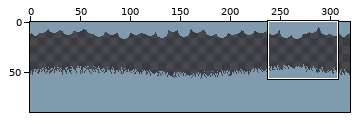
Edited in one commit: pixel-art file (assets/environment/backgrounds/background-1.aseprite). Above, an overview of the earlier version with the close-up marked.
Close-up. Earlier state:
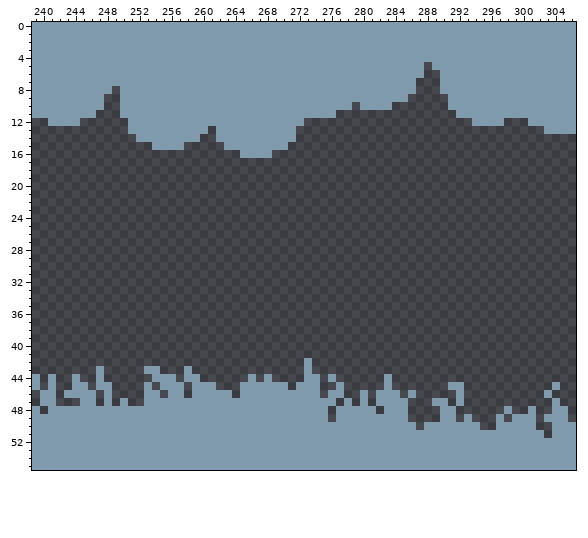
320x90 pixels, 1 frame. Shown: x 239..306, y 0..55. The commit also changed other parts of the picture, which this record leaves out.
Now the later version:
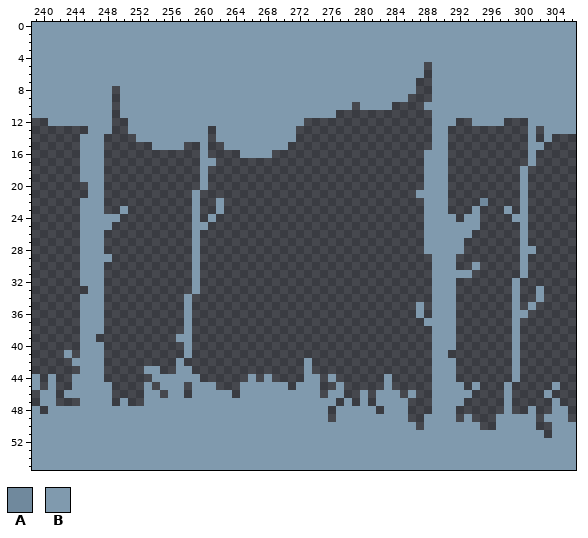
Palette (. is transparent): A #70899d  B #809aae
Diff:
layer "trees" added
--- layer "trees"
@@ x 239..306 @@
  5 BBBBBBBBBBBBBBBBBBBBBBBBBBBBBBBBBBBBBBBBBBBBBBBBB.BBBBBBBBBBBBBBBBBB
- 6 BBBBBBBBBBBBBBBBBBBBBBBBBBBBBBBBBBBBBBBBBBBBBBBBB..BBBBBBBBBBBBBBBBB
- 7 BBBBBBBBBBBBBBBBBBBBBBBBBBBBBBBBBBBBBBBBBBBBBBBB...BBBBBBBBBBBBBBBBB
- 8 BBBBBBBBBB.BBBBBBBBBBBBBBBBBBBBBBBBBBBBBBBBBBBBB...BBBBBBBBBBBBBBBBB
- 9 BBBBBBBBB..BBBBBBBBBBBBBBBBBBBBBBBBBBBBBBBBBBBB.....BBBBBBBBBBBBBBBB
-10 BBBBBBBBB..BBBBBBBBBBBBBBBBBBBBBBBBBBBBB.BBBB.......BBBBBBBBBBBBBBBB
-11 BBBBBBBB...BBBBBBBBBBBBBBBBBBBBBBBBBBB...............BBBBBBBBBBBBBBB
-12 ..BBBB......BBBBBBBBBBBBBBBBBBBBBB.....................BBBB...BBBBBB
-13 ............BBBBBBBBBB.BBBBBBBBBB...............................BBBB
-14 .............BBBBBBBB..BBBBBBBBBB...................................
-15 ...............BBBB.....BBBBBBBB....................................
-16 ..........................BBBB......................................
-17 ....................................................................
-18 ....................................................................
-19 ....................................................................
-20 ....................................................................
-21 ....................................................................
-22 ....................................................................
-23 ....................................................................
-24 ....................................................................
-25 ....................................................................
-26 ....................................................................
-27 ....................................................................
-28 ....................................................................
-29 ....................................................................
-30 ....................................................................
-31 ....................................................................
-32 ....................................................................
-33 ....................................................................
-34 ....................................................................
-35 ....................................................................
-36 ....................................................................
-37 ....................................................................
-38 ....................................................................
-39 ....................................................................
-40 ....................................................................
-41 ....................................................................
-42 ..................................B.................................
-43 ........B.....BB...B..............B.................................
-44 B.B..B..B......BBB.BB......B.B....BB.B......B.......................
-45 B.B..BB.BB....B.BBB.BBB...BBBBBB.BBB..B.....B.......BB...........B..
-46 .BB.BBBB.B....BB.BB.BBBBB.BBBBBBBBBB.BB..B.BBB.B.....B..........B...
-47 .BB...BB.B.B..BBBBBBBBBBBBBBBBBBBBBBBB.B.B.BBBB...BB.B...........B..
-48 B.BBBBBBBBBBBBBBBBBBBBBBBBBBBBBBBBBBB.BBBBB.BBB....BB......B..B..BB.
-49 BBBBBBBBBBBBBBBBBBBBBBBBBBBBBBBBBBBBB.BBBBBBBBB....BB.B...B.BBB.BBB.
+ 6 BBBBBBBBBBBBBBBBBBBBBBBBBBBBBBBBBBBBBBBBBBBBBBBBB.BBBBBBBBBBBBBBBBBB
+ 7 BBBBBBBBBBBBBBBBBBBBBBBBBBBBBBBBBBBBBBBBBBBBBBBB..BBBBBBBBBBBBBBBBBB
+ 8 BBBBBBBBBB.BBBBBBBBBBBBBBBBBBBBBBBBBBBBBBBBBBBBB..BBBBBBBBBBBBBBBBBB
+ 9 BBBBBBBBBB.BBBBBBBBBBBBBBBBBBBBBBBBBBBBBBBBBBBB...BBBBBBBBBBBBBBBBBB
+10 BBBBBBBBBB.BBBBBBBBBBBBBBBBBBBBBBBBBBBBB.BBBB....BBBBBBBBBBBBBBBBBBB
+11 BBBBBBBBBB.BBBBBBBBBBBBBBBBBBBBBBBBBBB............BBBBBBBBBBBBBBBBBB
+12 ..BBBBBBBB..BBBBBBBBBBBBBBBBBBBBBB................BBB..BBBB...BBBBBB
+13 .......BBB..BBBBBBBBBB.BBBBBBBBBB.................BB..........B.BBBB
+14 ......BBB....BBBBBBBBB.BBBBBBBBBB.................BB..........B.B...
+15 ......BBB......BBBB..B..BBBBBBBB..................BB..........BB....
+16 ......BBB............B....BBBB...................BBB..........B.....
+17 ......BBB............BB..........................BBB..........B.....
+18 ......BBB............B...........................BBB.........B......
+19 ......BBB............B...........................BBB.........B......
+20 .......BB............B...........................BBB.........B......
+21 .......BB...........B...........................BBBB.........B......
+22 ......BBB...........B..B.........................BBB....A....B......
+23 ......BBB..B........B..B.........................BBB...B...B.B......
+24 ......BBBBB.........B.B..........................BBBB.BB....BB......
+25 ......BBBB..........BB...........................BBBBBBB.....B......
+26 ......BBB...........B............................BBBBBB......B......
+27 ......BBB...........B............................BBBBB.......B......
+28 ......BBB...........B............................BBBBB.......BB.....
+29 ......BBBB..........B.............................BBB........B......
+30 ......BBB...........B.............................BBB..B.....B......
+31 ......BBB...........B.............................BBBBB......B......
+32 ......BBB...........B.............................BBB.......B.......
+33 .......BB...........B.............................BBB.......B..B....
+34 ......BBB..........B..............................BBB.......B..B....
+35 ......BBB..........B............................B.BBB.......B.B.....
+36 ......BBB..........B............................B.BBB.......BB......
+37 ......BBB..........B.............................BBBB.......B.......
+38 ......BBB..........B..............................BBB.......B.......
+39 ......BB..........BB..............................BBB.......B.......
+40 ......BBB..........B..............................BBB.......B.......
+41 ....B.BBB..........B..............................BB........B.......
+42 .....BBBB.........B...............B...............BBB.......B.......
+43 ......BBB.....BB..BB..............B...............BBB.......B.......
+44 B.B..BBBB......BBBBBB......B.B....BB.B......B.....BBB.......B.......
+45 B.B..BBBBB....B.BBB.BBB...BBBBBB.BBB..B.....B.....BBBB.B...B.....B..
+46 .BB.BBBBBB....BB.BB.BBBBB.BBBBBBBBBB.BB..B.BBB.B..BBBBB....B....B...
+47 .BB...BBBB.B..BBBBBBBBBBBBBBBBBBBBBBBB.B.B.BBBB...BBBB.....B.....B..
+48 B.BBBBBBBBBBBBBBBBBBBBBBBBBBBBBBBBBBB.BBBBB.BBB...BBB......B..B..BB.
+49 BBBBBBBBBBBBBBBBBBBBBBBBBBBBBBBBBBBBB.BBBBBBBBB..BBBB.B...BBBBB.BBB.
 50 BBBBBBBBBBBBBBBBBBBBBBBBBBBBBBBBBBBBBBBBBBBBBBBB.BBBBBBB..BBBBB..BBB
Changed places in both close-ups, as pixel boxes (x1, y1, x2, y2):
added: (416, 70, 552, 422)
added: (64, 94, 128, 406)
added: (176, 134, 224, 382)
